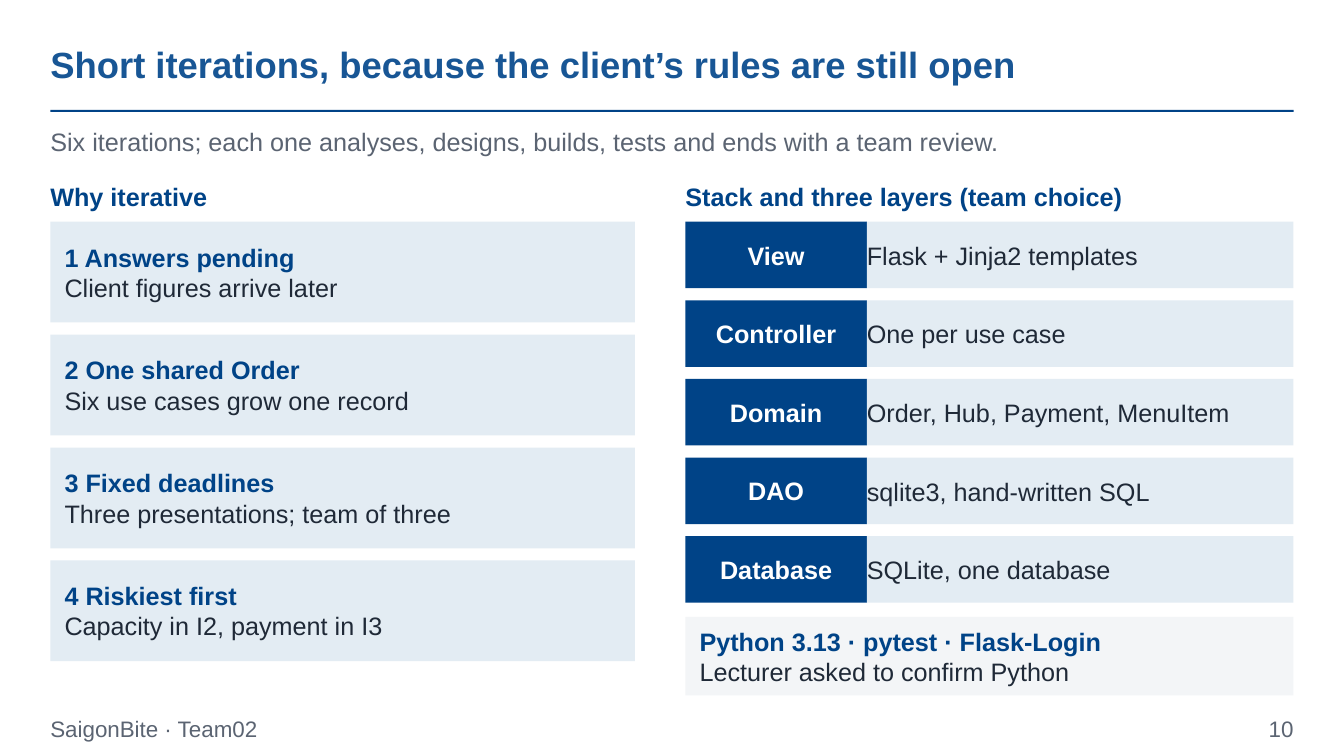
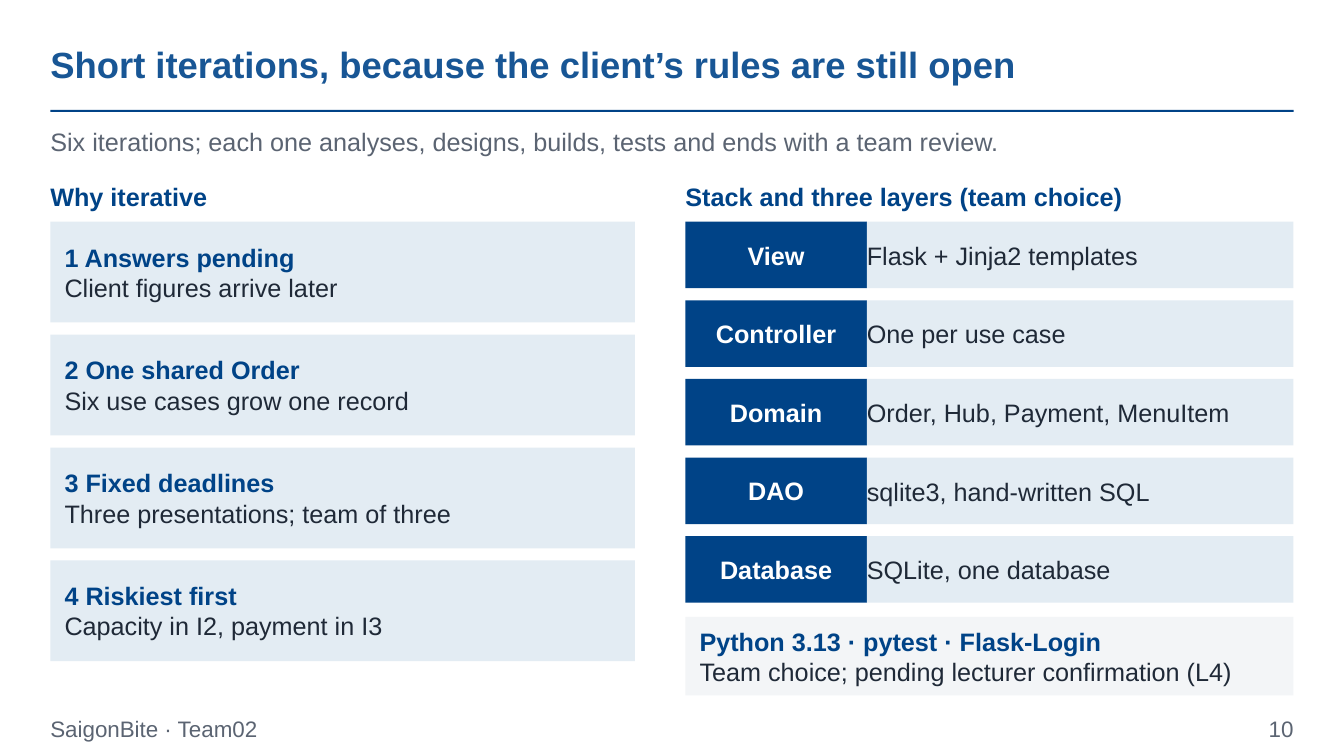
Before and after one commit to Dat071104/SaigonBite, a slide deck: slide 10 of docs/part1/Team02_Proposal_Slides_for_SaigonBite.pptx. Drawn at 1344x756 pixels with LibreOffice and Linux fonts; fonts in the diff are those of the drawing. Boxes give left, top, right and bottom in pixels: in the first picture for what was removed or moved away, otherwise in the second. Text is boxed around its words. In the diff, an @@ line names an element or a change of style, - is before the commit and + after.

```diff
--- a/docs/part1/Team02_Proposal_Slides_for_SaigonBite.pptx
+++ b/docs/part1/Team02_Proposal_Slides_for_SaigonBite.pptx
@@ text at <box>700,662,1232,687</box>: text changed @@
-Lecturer asked to confirm Python
+Team choice; pending lecturer confirmation (L4)
```
Also in this commit, not shown: 3 other slides changed, 3 other files.
